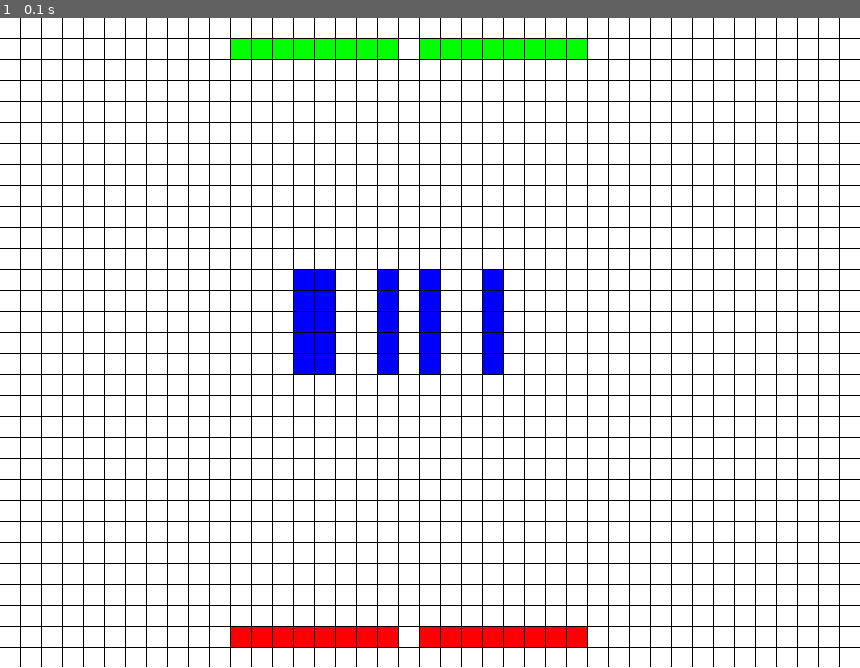
Above: before the commit, frame 1.
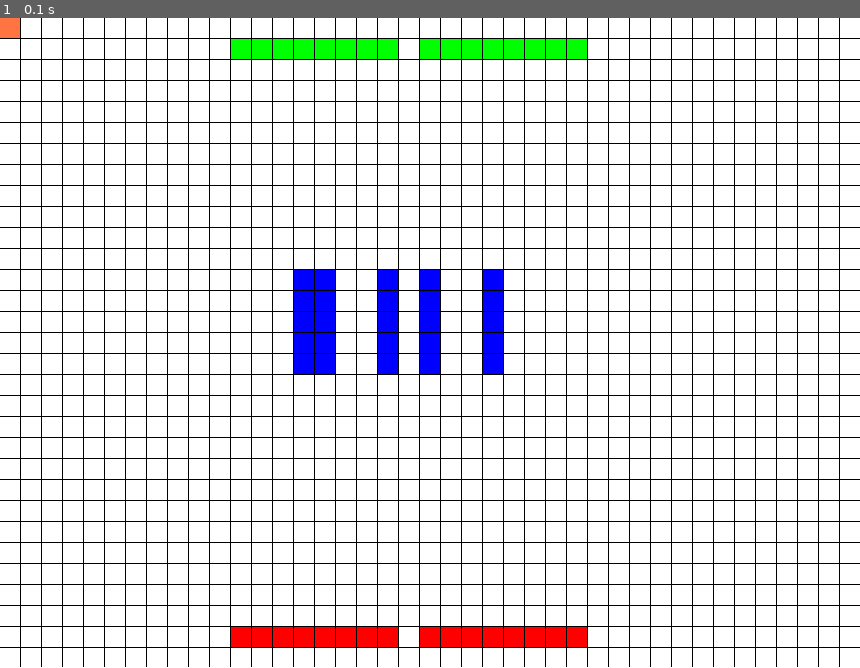
Above: after the commit, the same moment.

Repository: ironmann250/warehouse-simulator
Game: pygame game, started from interface.py
Same seed, same stepped clock (60 frames per second), same inputs: the game is played once before the commit and once after it.
Inputs:
- Up to frame 1 (0.1 s): no input

The runs differ from the first frame. In frame 1, less than 0.1% of the frame differs, in the area x 0-3%, y 0-4%.

Commit message:
drawing crane

Diff:
--- a/config.py
+++ b/config.py
@@ -29,7 +29,7 @@
  for i in range(CRATES_GROUPS)] #init crates GROUP[LENGTH[WIDTH]]
 CRATES_COLOR=(0,0,255)
 
-TYPES=[0,1,2,3] #0 nothing, 1 crate, 2 input, 3 output
+TYPES=[0,1,2,3] #0 nothing, 1 crate, 2 input, 3 output, 4 is robot
 INSTRUCTIONS=[] #[FROM_TYPE,FROM_ID,TO_TYPE,TO_ID] ID is what grid to what grid
 
 def randomly_populate_crates():
@@ -37,7 +37,7 @@
         for length in range(CRATES_LENGTH):
             for width in range(CRATES_WIDTH):
                 #choose randomly with bias of n% for a crate to not be empty
-                CRATES[group][length][width]=random.choices([1,0], weights=(50,30),k=1)[0]
+                CRATES[group][length][width]=random.choices([1,0], weights=(70,30),k=1)[0]
 
 
 randomly_populate_crates()
--- a/interface.py
+++ b/interface.py
@@ -44,7 +44,7 @@
         self.outputs=[]
         self.crates=[]
         self.grid=[]
-        self.crane=Container((config.CRANE_COLOR),(0,0)) #maybe change
+        self.crane=Container((config.CRANE_COLOR),self.get_cell_coordinate(0,0)) #maybe change
         self.init=True
 
     def draw_rect(self,color,x,y,width,height):
@@ -113,6 +113,10 @@
         total_crates_length=(config.CRATES_GROUPS*config.CRATES_WIDTH)+(config.CRATES_GROUPS-1)
         crates_x_start_at=(cols-total_crates_length)//2
         crates_y_start_at=(rows-config.CRATES_LENGTH)//2
+
+        #init crane
+        self.grid[0][0]=[4,0]
+
         # init inputs
         gridy=1
         gridx=input_start_at
@@ -179,6 +183,8 @@
                 elif col[0]==1:
                     obj=self.crates[col[1]]
                     self.screen.blit(obj.surf,obj.rect)
+                elif col[0]==4:
+                    self.screen.blit(self.crane.surf,self.crane.rect)
 
 
 
